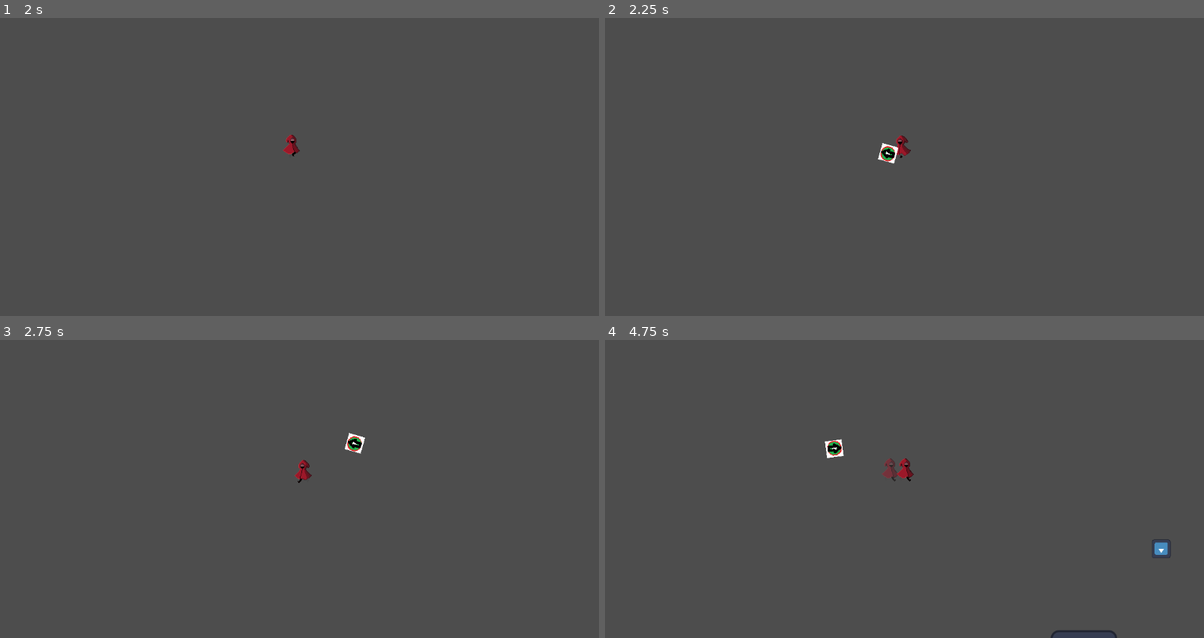
Above: before the commit, frames 1-4 (two rows, left to right).
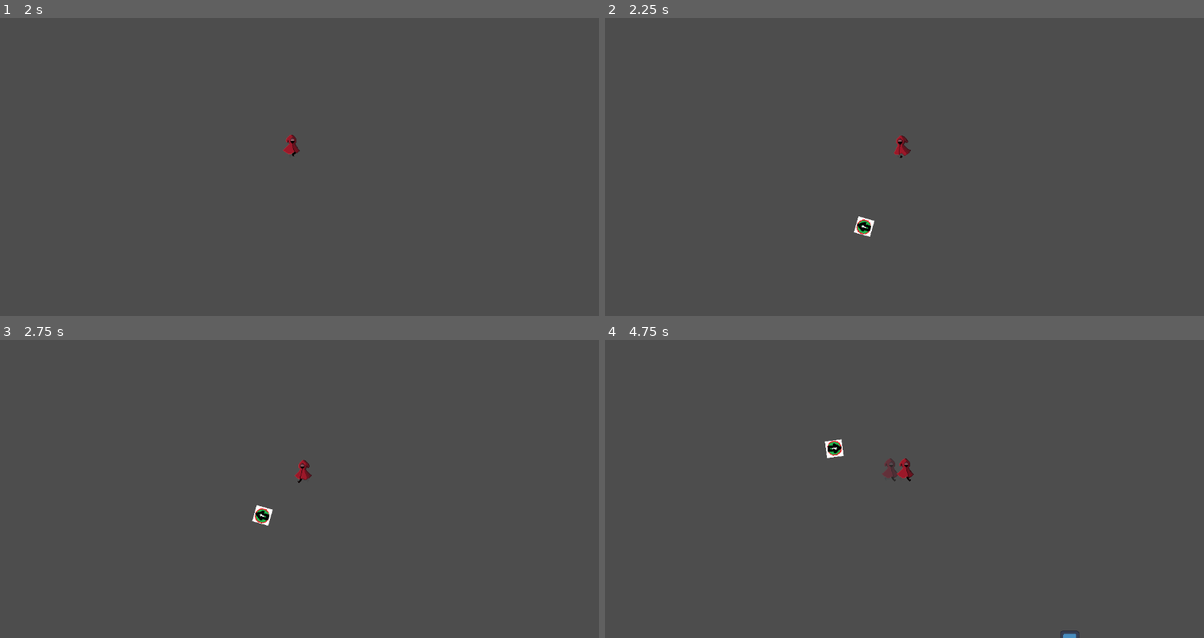
Above: after the commit, the same moments.

Repository: Tomko-Code/Relic-Seekers
Game: Godot game, scene res://src/mockup/test.tscn
The game is run twice, just before and just after one commit, with the same random seed, the same clock (stepped at 60 frames per second) and the same inputs. This scene is started directly instead of the project's main scene. The engine's default icon, where the game draws it, is replaced by a stand-in: a white triangle on a blue panel in a dark square.
Inputs (mouse positions are in pixels of both pictures, inside the frame that each line leads up to):
- Up to frame 1 (2 s): tap Enter at 0.5 s; move the mouse to (269, 214) at 0.52 s; hold Shift (dash) 0.53-1.28 s; hold W (move_up) from 0.53 s (still down); move the mouse to (479, 199) at 1.27 s; tap Shift (dash) at 1.35 s
- Up to frame 2 (2.25 s): tap Space at 2 s; move the mouse to (724, 98) at 2.02 s; release W (move_up) at 2.03 s; press the mouse at (724, 98) at 2.03 s; hold A (move_left) from 2.03 s (still down)
- Up to frame 3 (2.75 s): keep holding A (move_left); tap Shift (dash) at 2.3 s
- Up to frame 4 (4.75 s): move the mouse to (934, 471) at 2.77 s; release the mouse at (934, 471) at 2.78 s; tap Shift (dash) at 2.85, 4.55 s; tap Enter at 3.5 s; move the mouse to (814, 384) at 3.52 s; release A (move_left) at 3.53 s; hold S (move_down) 3.53-4.28 s; hold Shift (dash) 3.53-4.28 s; tap Space at 4.25 s; move the mouse to (1036, 453) at 4.27 s; hold D (move_right) from 4.28 s (still down); click (1036, 453) at 4.35 s

Frame 1 is identical in both runs. In frame 2, 0.3% of the frame differs, in the area x 41-49%, y 41-74%; in frame 3, 0.3%, in the area x 42-61%, y 31-63%; in frame 4, 0.2%.

Commit message:
space bar dash

Diff:
--- a/project.godot
+++ b/project.godot
@@ -83,6 +83,7 @@
 dash={
 "deadzone": 0.5,
 "events": [Object(InputEventKey,"resource_local_to_scene":false,"resource_name":"","device":-1,"window_id":0,"alt_press …(182 unchanged characters)…
+, Object(InputEventKey,"resource_local_to_scene":false,"resource_name":"","device":-1,"window_id":0,"alt_pressed":false,"shift_pressed":false,"ctrl_pressed":false,"meta_pressed":false,"pressed":false,"keycode":0,"physical_keycode":32,"key_label":0,"unicode":32,"echo":false,"script":null)
 ]
 }
 
--- a/src/entities/player/player_dash_ghost.gd
+++ b/src/entities/player/player_dash_ghost.gd
@@ -5,6 +5,7 @@
 	var animated_sprite: AnimatedSprite2D = sprite_component.get_child(0)
 	var frames = animated_sprite.sprite_frames
 
+	modulate = Color.SKY_BLUE
 	sprite_frames = frames.duplicate()
 
 	animation = animated_sprite.animation
